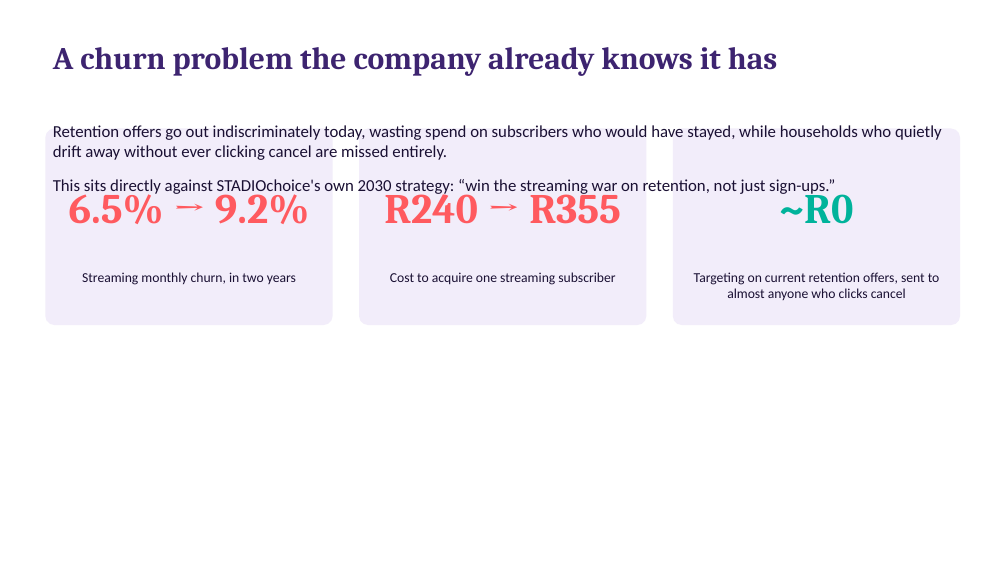
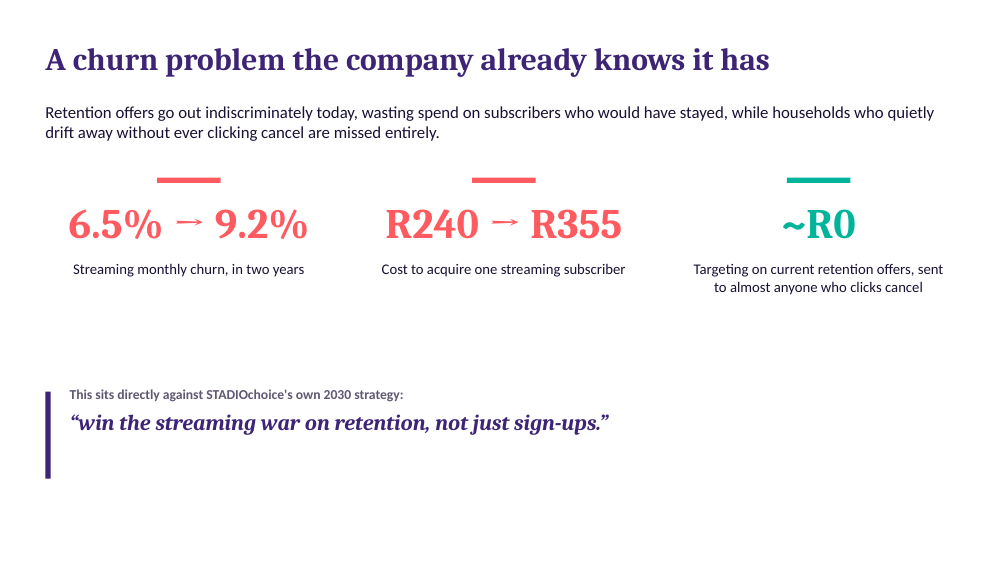
Before and after one commit to SandileJ/CAP182_SS1_SS2, a slide deck: slide 3 of SS3_PartC_Presentation.pptx. Drawn at 1008x567 pixels with LibreOffice and Linux fonts; fonts in the diff are those of the drawing. Boxes give left, top, right and bottom in pixels: in the first picture for what was removed or moved away, otherwise in the second. Text is boxed around its words. In the diff, an @@ line names an element or a change of style, - is before the commit and + after.

Commit message:
Finalize SS3 Part C slide deck layout
Manual layout and structure touch-ups in PowerPoint.

```diff
--- a/SS3_PartC_Presentation.pptx
+++ b/SS3_PartC_Presentation.pptx
@@ title "A churn problem the company ..." at [45, 48, 769, 77]: text colour #3D2470 to #3D2475; vertical alignment top to middle @@
@@ text "Retention offers go out indiscriminately ...": place and size @@
-text "Retention offers go out indiscriminately ..." at [53, 125, 942, 196]
+text "Retention offers go out indiscriminately ..." at [45, 106, 935, 141]
@@ text "Retention offers go out indiscriminately ..." at [45, 106, 935, 141]: less space between paragraphs @@
@@ text at [53, 179, 835, 196]: paragraph removed @@
-This sits directly against STADIOchoice's own 2030 strategy: “win the streaming war on retention, not just sign-ups.”
@@ rounded rectangle: place and size @@
-rounded rectangle at [45, 129, 333, 325]
+rounded rectangle at [157, 178, 221, 183]
@@ rounded rectangle at [157, 178, 221, 183]: fill #F2EDFA to #FF5A5F @@
@@ rounded rectangle at [472, 178, 535, 183]: fill #F2EDFA to #FF5A5F @@
@@ rounded rectangle: place and size @@
-rounded rectangle at [359, 129, 647, 325]
+rounded rectangle at [472, 178, 535, 183]
@@ rounded rectangle: place and size @@
-rounded rectangle at [673, 129, 960, 325]
+rounded rectangle at [787, 178, 851, 183]
@@ rounded rectangle at [787, 178, 851, 183]: fill #F2EDFA to #00B39B @@
@@ text "6.5% → 9.2%" rewrapped from [69, 184, 309, 224] to [69, 209, 309, 239] @@
@@ text "R240 → R355" rewrapped from [384, 184, 621, 224] to [385, 209, 622, 239] @@
@@ text "~R0" rewrapped from [779, 184, 853, 224] to [782, 209, 856, 239] @@
@@ text "Streaming monthly churn, in two ...": place and size @@
-text "Streaming monthly churn, in two ..." at [82, 272, 296, 285]
+text "Streaming monthly churn, in two ..." at [73, 263, 304, 277]
@@ text "Cost to acquire one streaming ...": place and size @@
-text "Cost to acquire one streaming ..." at [390, 272, 615, 285]
+text "Cost to acquire one streaming ..." at [382, 263, 626, 277]
@@ size 13 to 14 pt; line spacing 1 to 1.05 in 3 elements at [73, 263, 304, 277], [382, 263, 626, 277], [694, 264, 944, 295] @@
@@ text "Targeting on current retention offers, ...": place and size @@
-text "Targeting on current retention offers, ..." at [694, 272, 940, 300]
+text "Targeting on current retention offers, ..." at [694, 264, 944, 295]
@@ text added at [70, 389, 608, 435], 13 pt, text #615873, bold @@
+This sits directly against STADIOchoice's own 2030 strategy:
+“win the streaming war on retention, not just sign-ups.”
@@ rectangle added at [45, 392, 51, 479], fill #3D2475 @@
```
Also in this commit, not shown: 14 other slides changed.
